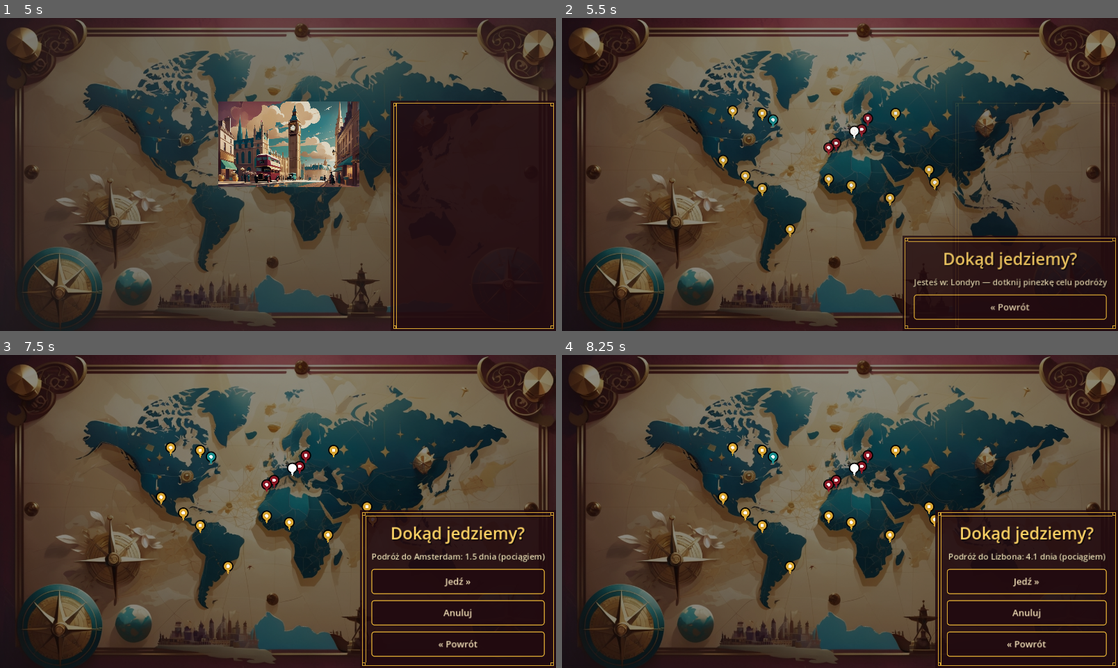
Above: before the commit, frames 1-4 (two rows, left to right).
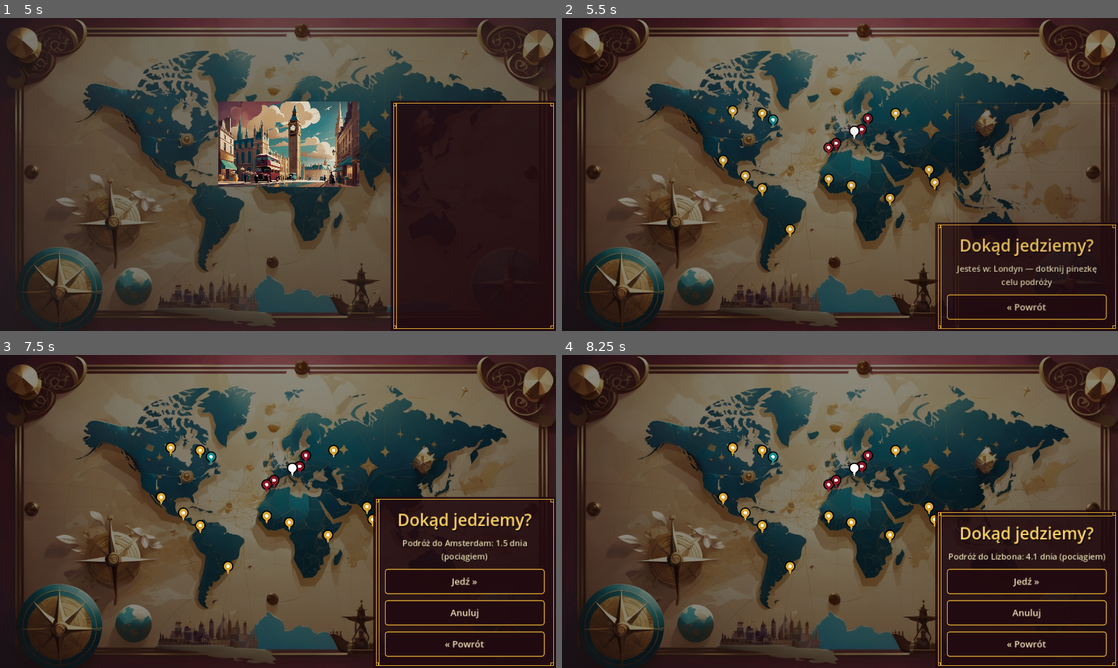
Above: after the commit, the same moments.

Repository: cinekm20/the-forger-retro-tycoon
Game: Godot game, scene res://scenes/main_menu/MainMenu.tscn
Two runs of this game, one before a commit and one after it. Both use one fixed random seed, a clock stepped at 60 frames per second and the inputs below.
Inputs (mouse positions are in pixels of both pictures, inside the frame that each line leads up to):
- Up to frame 1 (5 s): click "1" at 0.5 s; click "Tryb łatwy (15/40 obrazów do …" at 1.25 s; click "Nowa gra" at 2 s; click (294, 205) at 2.77 s; type "12" at 2.85 s; click "Rozpocznij grę" at 3.5 s; click "Jedź »" at 4.25 s
- Up to frame 2 (5.5 s): no input
- Up to frame 3 (7.5 s): click (305, 458) at 5.77 s; click (272, 483) at 6.52 s; click (300, 467) at 7.27 s
- Up to frame 4 (8.25 s): click (828, 486) at 8.02 s

Frame 1 is identical in both runs. In frame 2, 4.2% of the frame differs, in the area x 61-100%, y 65-100%; in frame 3, 4.3%, in the area x 64-100%, y 45-100%; in frame 4, nothing differs.

Commit message:
Przegląd czytelności/dopasowania do rozdzielczości: napraw długie niezawijane teksty
Sprawdziłem wszystkie ekrany pod kątem czytelności i dopasowania do
rozdzielczości (na żądanie użytkownika) — wszystkie set_anchors_preset
w całym projekcie już używają tylko bezpiecznego PRESET_FULL_RECT,
mapa/pinezki/animacja podróży już skalują się przez ułamkowe
anchory/get_viewport_rect(). Znalazłem i naprawiłem 3 miejsca z
długimi tekstami bez autowrap + ograniczenia szerokości, które
renderowały się jako jeden, bardzo szeroki wiersz wychodzący poza ramkę
ekranu:
- ArtSchool.gd: zdanie o działaniu eksperckości (~155 znaków)
- Ending.gd: 3 akapity narracji zakończenia (do ~250 znaków) — najbardziej
  widoczne, bo to ostatni ekran gry
- TravelMap.gd: etykieta podglądu podróży rozpychała stały pasek 420px
  szerszy niż zamierzony przy dłuższych nazwach miast (Rio de Janeiro)

Pozostałe dynamiczne etykiety w grze (Warehouse, Races, StockMarket,
Gallery) sprawdzone i bezpieczne — ich treść to zawsze krótkie,
jednowierszowe komunikaty bez ryzyka zawinięcia/przesunięcia layoutu.

Diff:
--- a/game/scenes/art_school/ArtSchool.gd
+++ b/game/scenes/art_school/ArtSchool.gd
@@ -17,6 +17,16 @@
 	ScreenHelpers.make_turn_indicator(root)
 
 	info_label = ScreenHelpers.make_label(root, "")
+	## autowrap + custom_minimum_size (SZEROKOŚĆ i WYSOKOŚĆ oba stałe) —
+	## pierwsza linia jest bardzo długa (całe zdanie o działaniu
+	## eksperckości); bez zawijania renderowała się jako jeden, bardzo
+	## szeroki wiersz wychodzący poza ramkę ekranu na wąskich/portretowych
+	## rozdzielczościach (przegląd czytelności/dopasowania do rozdzielczości
+	## na żądanie użytkownika). Stała wysokość rezerwuje miejsce na
+	## najdłuższy możliwy wariant (zawinięta 1. linia + 2. linia
+	## gotówka/data), żeby przycisk poniżej nigdy się nie przesuwał.
+	info_label.autowrap_mode = TextServer.AUTOWRAP_WORD
+	info_label.custom_minimum_size = Vector2(700, 110)
 
 	ScreenHelpers.make_button(
 		root,
@@ -30,7 +40,7 @@
 
 func _on_train_pressed() -> void:
 	if not Economy.spend(TRAINING_COST):
-		info_label.text = "Za mało gotówki na kurs."
+		info_label.text = tr("Za mało gotówki na kurs.")
 		return
 	Paintings.increase_expertise(EXPERTISE_GAIN)
 	Calendar.advance_days(TRAINING_DAYS)
--- a/game/scenes/ending/Ending.gd
+++ b/game/scenes/ending/Ending.gd
@@ -23,18 +23,31 @@
 
 ## player_index wskazuje, KTO wygrał — w multiplayerze może to nie być ten
 ## gracz, który akurat kończył turę, gdy wygrana została wykryta.
+## NARRATIVE_LABEL_WIDTH: te akapity to długie zdania (do ~250 znaków) —
+## ScreenHelpers.make_label() sam z siebie NIE zawija tekstu (autowrap bez
+## ograniczenia szerokości nic nie daje), więc bez stałej szerokości
+## renderowały się jako jeden, bardzo szeroki wiersz wychodzący poza ramkę
+## ekranu (przegląd czytelności/dopasowania do rozdzielczości na żądanie
+## użytkownika) — dokładnie na ekranie ZAKOŃCZENIA gry, gdzie to najbardziej
+## widoczne. Wysokość zostaje 0 (rośnie do treści) — te etykiety ustawiane są
+## raz w _ready() i nigdy się później nie zmieniają, więc nie ma ryzyka
+## przesunięcia layoutu przy kolejnej aktualizacji tekstu (w przeciwieństwie
+## do etykiet statusu na innych ekranach).
+const NARRATIVE_LABEL_WIDTH := 900.0
+
+
 func _build_win(root: VBoxContainer, player_index: int) -> void:
 	var name_prefix := (Players.player_names[player_index] + ": ") if Players.is_multiplayer() else ""
 	ScreenHelpers.make_title(root, "Kolekcja kompletna")
-	ScreenHelpers.make_label(
+	_make_narrative_label(
 		root,
 		name_prefix + tr("Ostatni obraz trafia do gabloty. Posłaniec przynosi wiadomość: wuj Walther chce Cię widzieć natychmiast."),
 	)
-	ScreenHelpers.make_label(
+	_make_narrative_label(
 		root,
 		tr("W gabinecie czeka na Ciebie zapieczętowany testament. Notariusz czyta go na głos, a przy podpisie zawodowo się zawiesza — obok nazwiska \"Walther von Grünschild\" widnieje dopisek innym charakterem pisma: \"znany też jako Vico Vermeer\"."),
 	)
-	ScreenHelpers.make_label(
+	_make_narrative_label(
 		root,
 		tr("Cała pogoń za fałszerzem, każda podróbka podsunięta na aukcji, każda niechciana przejażdżka — to był test, który sam sobie zaplanował dla następcy, zanim zaufa mu swoje imperium. Właśnie go zdałeś/zdałaś."),
 	)
@@ -49,7 +62,7 @@
 func _build_bankrupt(root: VBoxContainer, player_index: int) -> void:
 	var name_prefix := (Players.player_names[player_index] + ": ") if Players.is_multiplayer() else ""
 	ScreenHelpers.make_title(root, "Bankructwo")
-	ScreenHelpers.make_label(
+	_make_narrative_label(
 		root,
 		name_prefix + tr("Wierzyciele stracili cierpliwość. Twoje interesy zostają przejęte, a marzenie o spadku po wuju Waltherze przechodzi na innego, sprawniejszego kandydata."),
 	)
@@ -61,8 +74,15 @@
 func _build_rival_win(root: VBoxContainer, rival_id: String) -> void:
 	var rival_name: String = AIPlayers.get_rival(rival_id).get("name", rival_id)
 	ScreenHelpers.make_title(root, "Przegrana")
-	ScreenHelpers.make_label(
+	_make_narrative_label(
 		root,
 		tr("%s dociera do ostatniego brakującego obrazu pierwszy/-a. Testament wuja Walthera zostaje spisany na czyjeś inne nazwisko.") % rival_name,
 	)
 	ScreenHelpers.make_label(root, tr("Dni gry: %d | Twoje obrazy: %d") % [Calendar.current_day, Paintings.owned_count()])
+
+
+func _make_narrative_label(root: VBoxContainer, text: String) -> Label:
+	var label := ScreenHelpers.make_label(root, text)
+	label.autowrap_mode = TextServer.AUTOWRAP_WORD
+	label.custom_minimum_size = Vector2(NARRATIVE_LABEL_WIDTH, 0)
+	return label
--- a/game/scenes/travel_map/TravelMap.gd
+++ b/game/scenes/travel_map/TravelMap.gd
@@ -29,6 +29,14 @@
 	var root := ScreenHelpers.make_root_bottom(self, true)
 	ScreenHelpers.make_title(root, "Dokąd jedziemy?")
 	info_label = ScreenHelpers.make_label(root, _default_info_text())
+	## autowrap + szerokość ograniczona do wnętrza paska (420 szerokości
+	## całego panelu - 2×26 marginesu ramki, patrz make_root_bottom) — bez
+	## tego długi tekst (np. "Podróż do Rio de Janeiro: 5.3 dnia
+	## (samolotem)") był szerszy niż panel i rozpychał go ponad zamierzone
+	## 420px, niespójnie zależnie od nazwy miasta (przegląd czytelności/
+	## dopasowania do rozdzielczości na żądanie użytkownika).
+	info_label.autowrap_mode = TextServer.AUTOWRAP_WORD
+	info_label.custom_minimum_size = Vector2(360, 0)
 	confirm_button = ScreenHelpers.make_button(root, "Jedź »", _on_confirm_pressed)
 	cancel_button = ScreenHelpers.make_button(root, "Anuluj", _on_cancel_pressed)
 	confirm_button.visible = false
